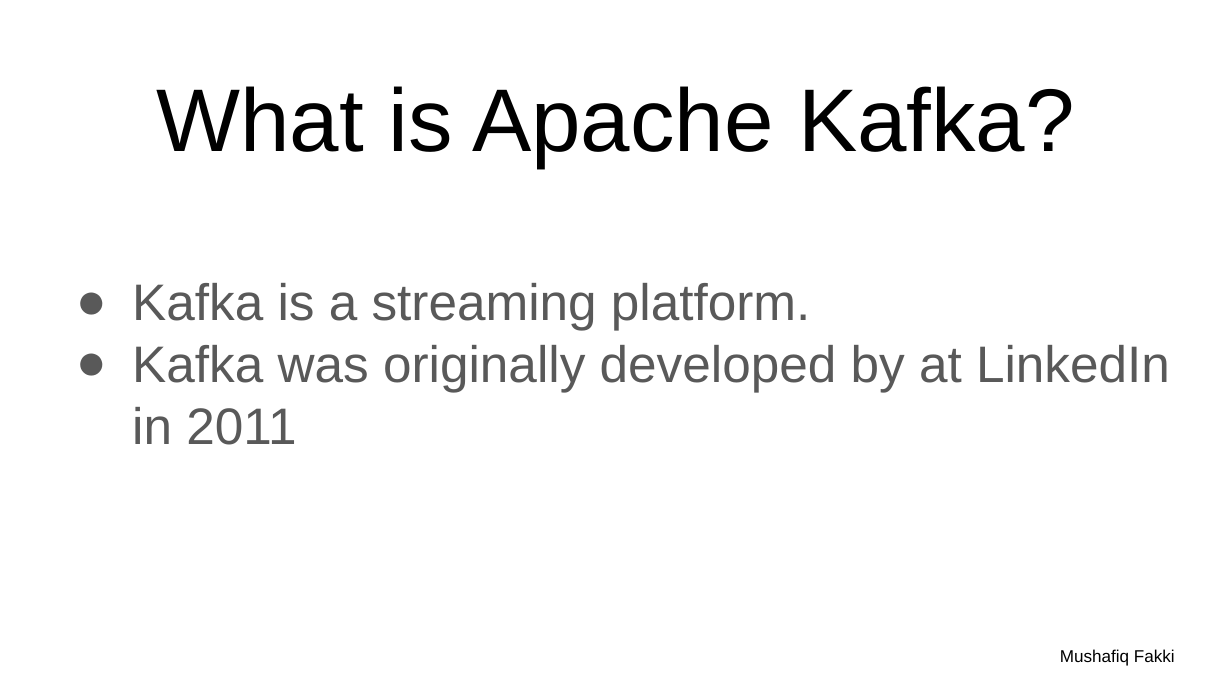
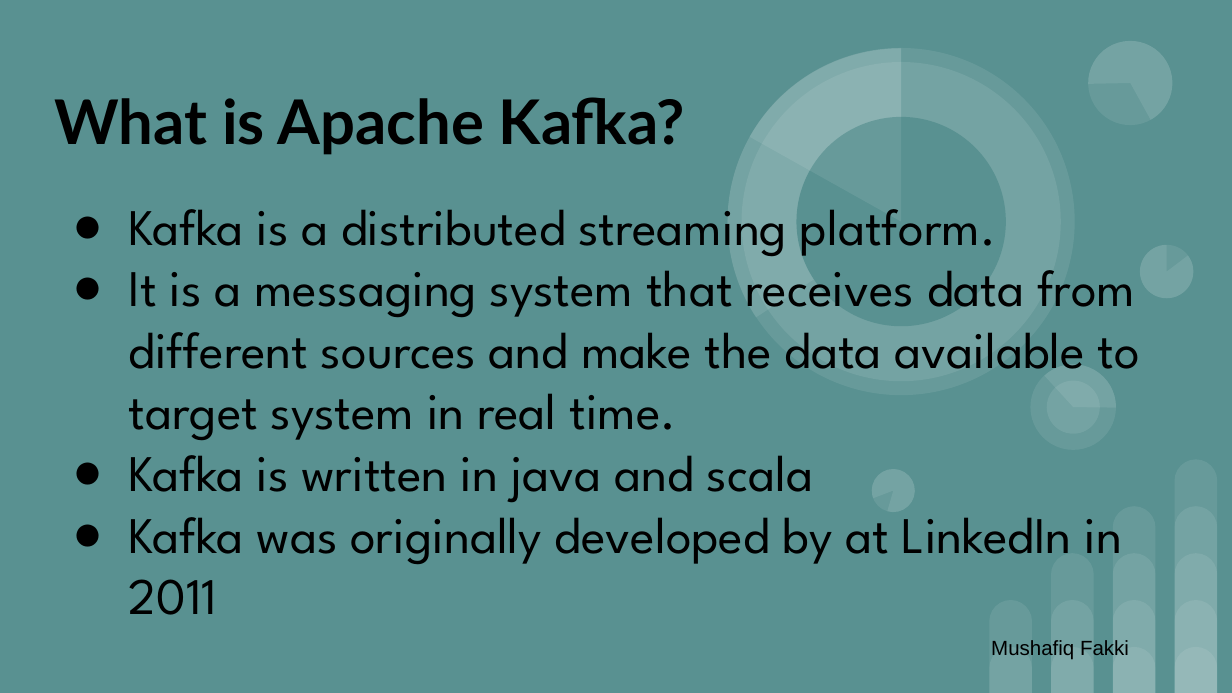
Before and after one commit to AnkitPrakash687/kafka-group06, a slide deck: slide 4 of docs/Group 6 Kafka.pptx. Drawn at 1232x693 pixels with LibreOffice and Linux fonts; fonts in the diff are those of the drawing. Boxes give left, top, right and bottom in pixels: in the first picture for what was removed or moved away, otherwise in the second. Text is boxed around its words. In the diff, an @@ line names an element or a change of style, - is before the commit and + after.

Commit message:
Add ppt

```diff
--- a/docs/Group 6 Kafka.pptx
+++ b/docs/Group 6 Kafka.pptx
@@ background #FFFFFF to #599191 @@
@@ title "What is Apache Kafka?" at (54,97,685,155): size 52 to 36 pt, font Arial to Lato, bold on; alignment centre to left; vertical alignment bottom to middle @@
@@ subtitle "Kafka is a distributed streaming ...": place and size @@
-subtitle "Kafka is a distributed streaming ..." at (132,283,1170,445)
+subtitle "Kafka is a distributed streaming ..." at (129,209,1140,615)
@@ subtitle at (129,209,1140,502): text changed; font Arial to League Spartan; text colour #595959 to #000000 @@
-● Kafka is a streaming platform.
+● Kafka is a distributed streaming platform.
+● It is a messaging system that receives data from different sources and make the data available to target system in real time.
+● Kafka is written in java and scala
@@ group added at (680,0,1193,518): 8 ellipses, 6 pie slice (boxed as its full ellipse)s @@
@@ subtitle at (129,501,1123,615): font Arial to League Spartan, text colour #595959 to #000000 in "Kafka was originally developed by at LinkedIn ..."; bullet colour #595959 to #000000 @@
@@ text "Mushafiq Fakki": place and size @@
-text "Mushafiq Fakki" at (1060,649,1175,666)
+text "Mushafiq Fakki" at (991,640,1129,660)
@@ text "Mushafiq Fakki" at (991,640,1129,660): size 10 to 12 pt @@
@@ group added at (989,460,1217,692): 14 round same rects @@
```
Also in this commit, not shown: 14 other slides changed, 5 slides added, 2 slides removed.
